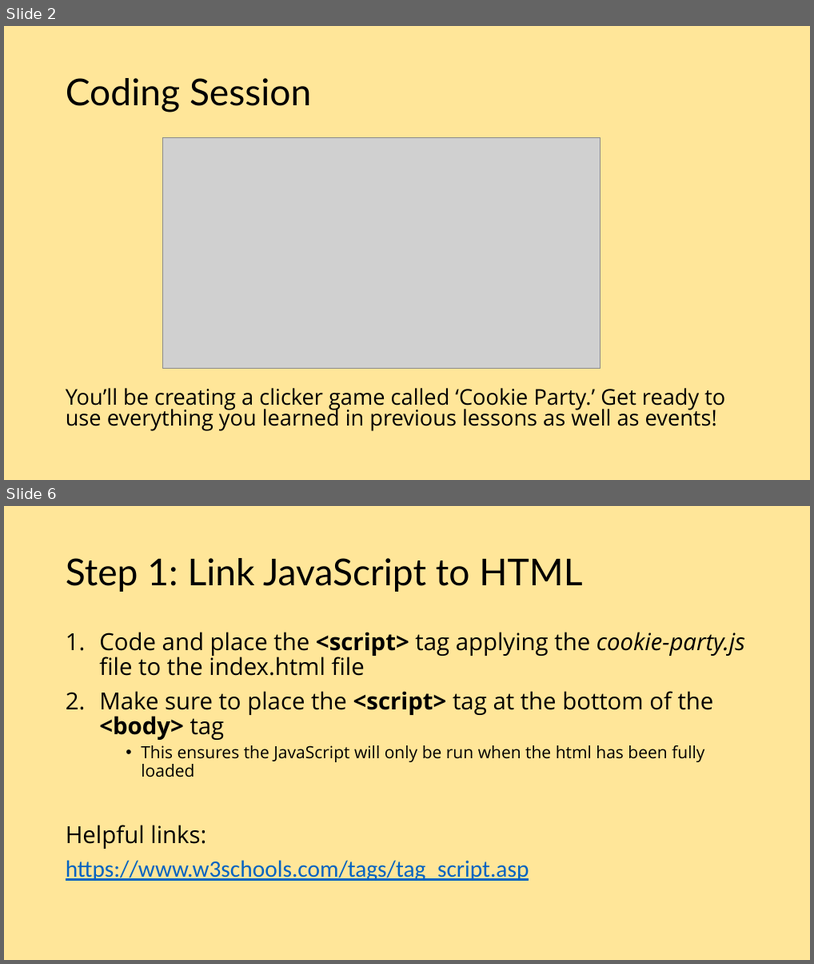
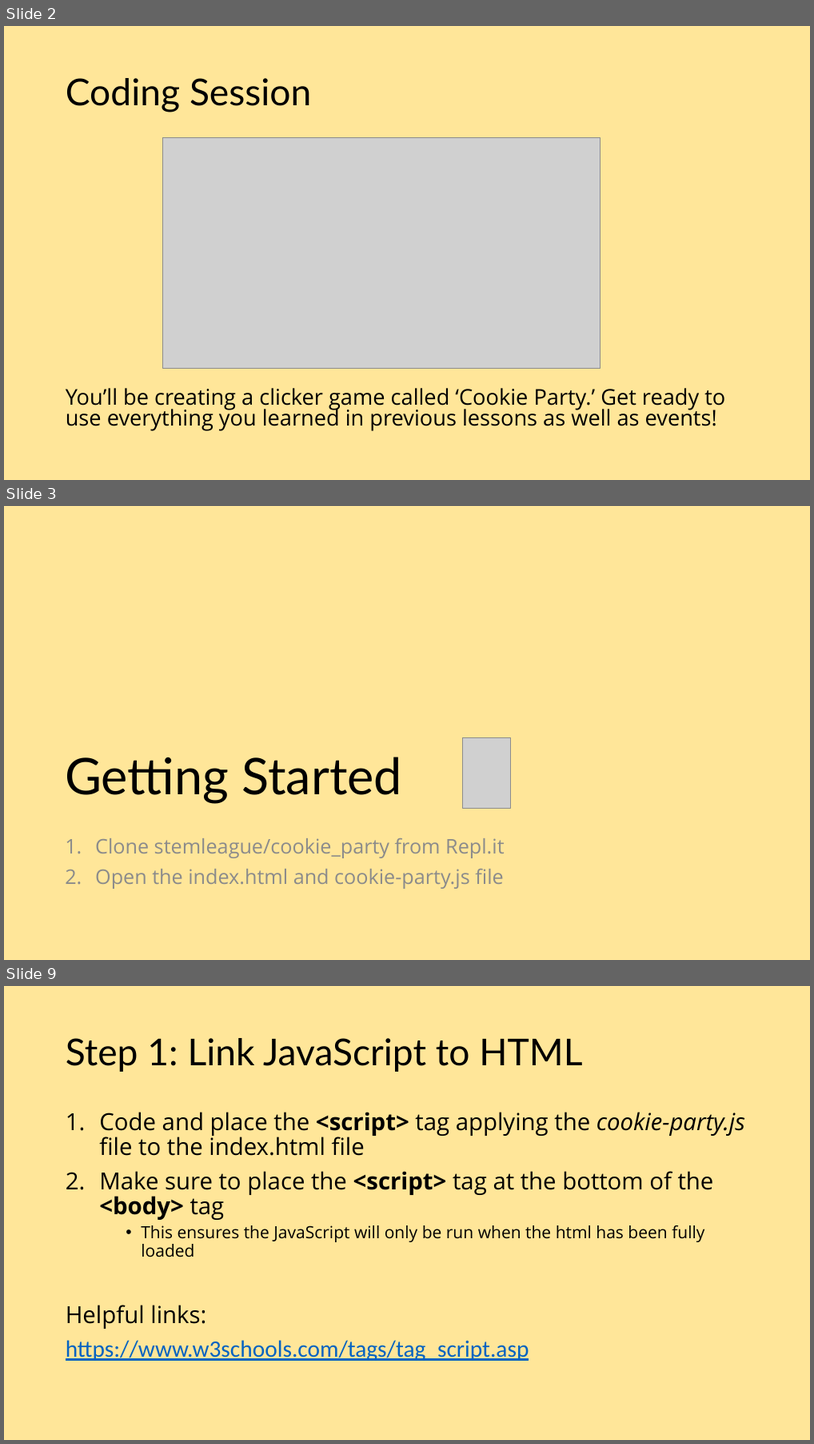
Before and after one commit to etruong/cookie-party, a slide deck: events-coding-session.pptx. Shown one above the other, each under a label of ours: slides 2 and 6 before the commit, slides 2, 3 and 9 after it; the slides between them are not shown. The pictures are 814x964 and 814x1444 pixels, drawn with LibreOffice and Linux fonts; fonts in the diff are those of the drawing; grey boxes stand for pictures. Boxes give left, top, right and bottom in pixels: in the first picture for what was removed or moved away, otherwise in the second. Text is boxed around its words. In the diff, an @@ line names an element or a change of style, - is before the commit and + after.

```diff
--- a/events-coding-session.pptx
+++ b/events-coding-session.pptx
@@ slide 3 added at bbox=[4, 506, 810, 960], background #FFE699 @@
@@ picture added at bbox=[462, 738, 510, 808] @@
@@ title added at bbox=[65, 756, 403, 804], 60 pt, text #000000 @@
+Getting Started
@@ text added at bbox=[95, 838, 504, 888], 24 pt, text #8C8C8C @@
+1. Clone stemleague/cookie_party from Repl.it
+2. Open the index.html and cookie-party.js file
@@ what was slide 6 is now slide 9 @@
```
Also in this commit, not shown: 7 slides changed, 4 other slides added, 2 slides removed, 1 other file.
